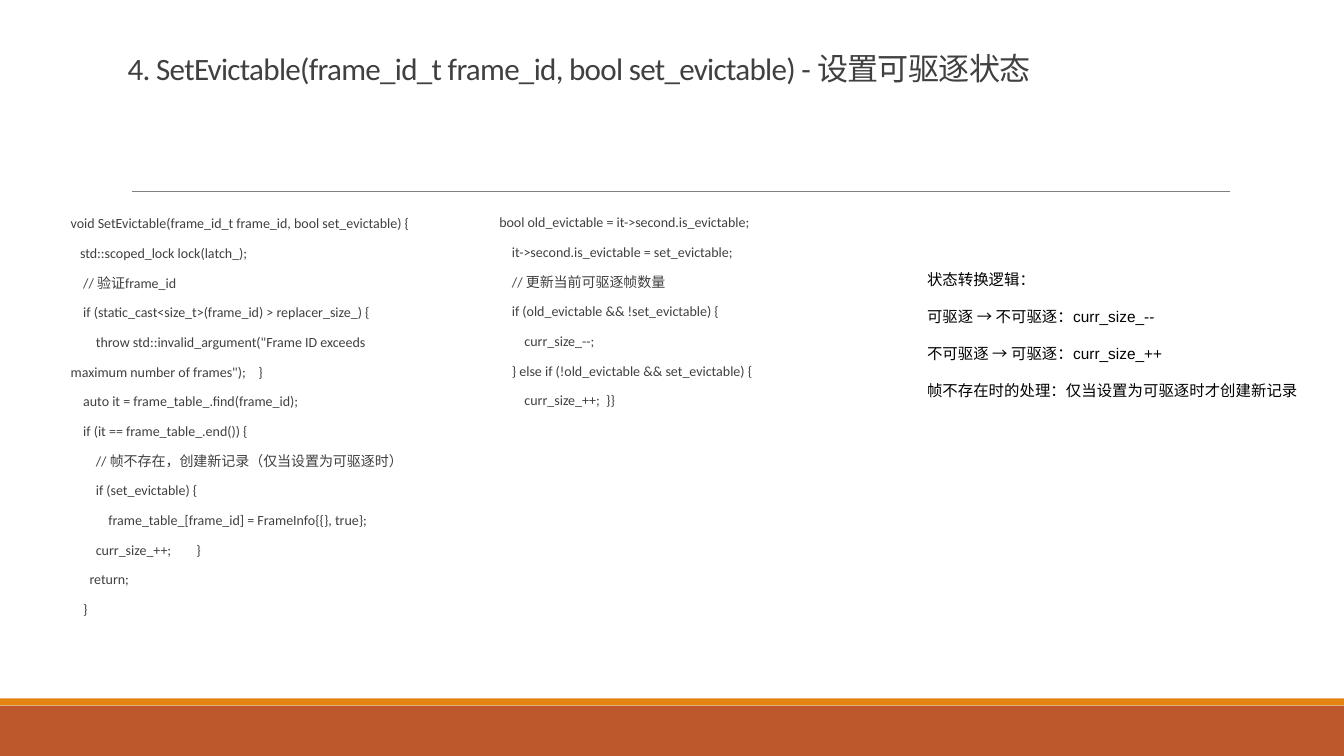
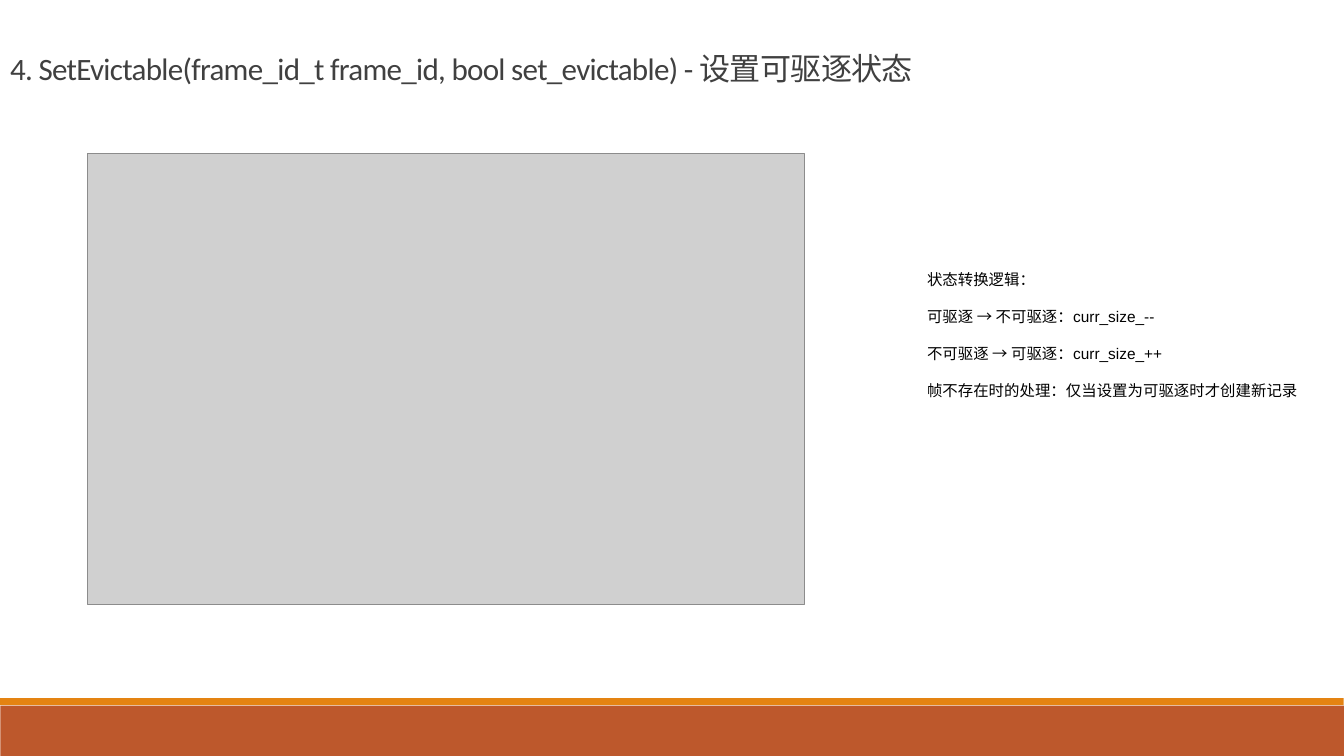
Before and after one commit to SDataBaseGroup/Database-lab, a slide deck: slide 27 of 缓冲区管理器与B+树的总ppt.pptx (slide 28 before the commit). Drawn at 1344x756 pixels with LibreOffice and Linux fonts; fonts in the diff are those of the drawing; grey boxes stand for pictures. Boxes give left, top, right and bottom in pixels: in the first picture for what was removed or moved away, otherwise in the second. Text is boxed around its words. In the diff, an @@ line names an element or a change of style, - is before the commit and + after.

```diff
--- a/缓冲区管理器与B+树的总ppt.pptx
+++ b/缓冲区管理器与B+树的总ppt.pptx
@@ title "4. SetEvictable(frame_id_t frame_id, bool set_evictable) ...": place and size @@
-title "4. SetEvictable(frame_id_t frame_id, bool set_evictable) ..." at [128,53,1030,84]
+title "4. SetEvictable(frame_id_t frame_id, bool set_evictable) ..." at [10,53,913,84]
@@ picture added at [87,153,805,604] @@
@@ line removed from (132, 192) to (1231, 192) @@
@@ text removed at [71,218,403,586] @@
-void SetEvictable(frame_id_t frame_id, bool set_evictable) {
-std::scoped_lock lock(latch_);
-// 验证frame_id
-if (static_cast<size_t>(frame_id) > replacer_size_) {
-throw std::invalid_argument("Frame ID exceeds
-maximum number of frames"); }
-auto it = frame_table_.find(frame_id);
-if (it == frame_table_.end()) {
-// 帧不存在，创建新记录（仅当设置为可驱逐时）
-if (set_evictable) {
-frame_table_[frame_id] = FrameInfo{{}, true};
-curr_size_++; }
-return;
-}
@@ text removed at [499,217,750,407] @@
-bool old_evictable = it->second.is_evictable;
-it->second.is_evictable = set_evictable;
-// 更新当前可驱逐帧数量
-if (old_evictable && !set_evictable) {
-curr_size_--;
-} else if (!old_evictable && set_evictable) {
-curr_size_++; }}
```
Also in this commit, not shown: 30 other slides changed, 10 slides added, 9 slides removed.
